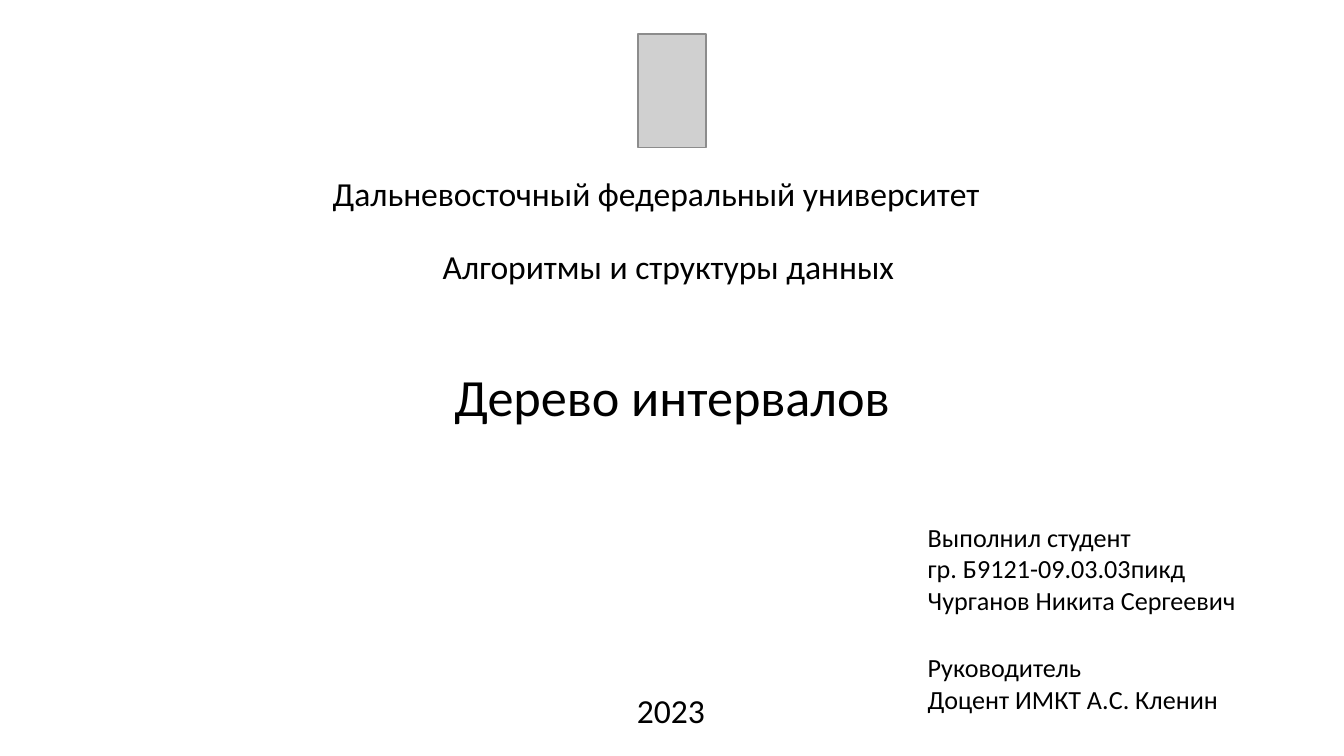
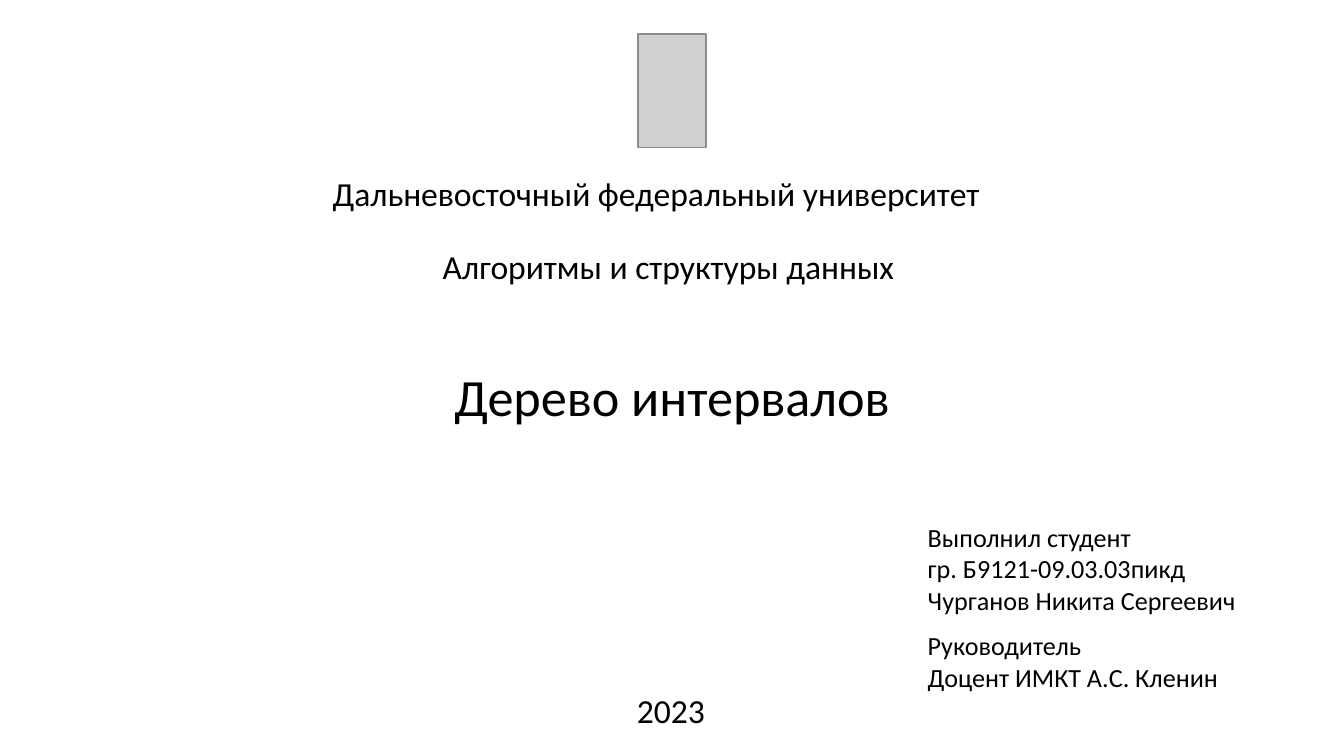
Before and after one commit to nikitachurganov/Interval-Tree, a slide deck: slide 1 of Дерево интервалов.pptx. Drawn at 1344x756 pixels with LibreOffice and Linux fonts; fonts in the diff are those of the drawing; grey boxes stand for pictures. Boxes give left, top, right and bottom in pixels: in the first picture for what was removed or moved away, otherwise in the second. Text is boxed around its words. In the diff, an @@ line names an element or a change of style, - is before the commit and + after.

```diff
--- a/Дерево интервалов.pptx
+++ b/Дерево интервалов.pptx
@@ text "Руководитель": place and size @@
-text "Руководитель" at (928, 660, 1218, 714)
+text "Руководитель" at (928, 638, 1218, 692)
```
Also in this commit, not shown: 4 other slides changed, 1 slide added, 1 slide removed.
